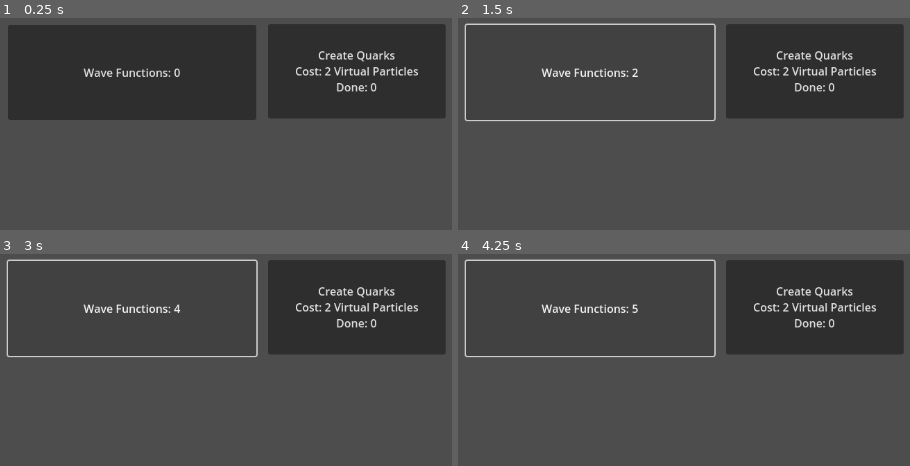
Above: before the commit, frames 1-4 (two rows, left to right).
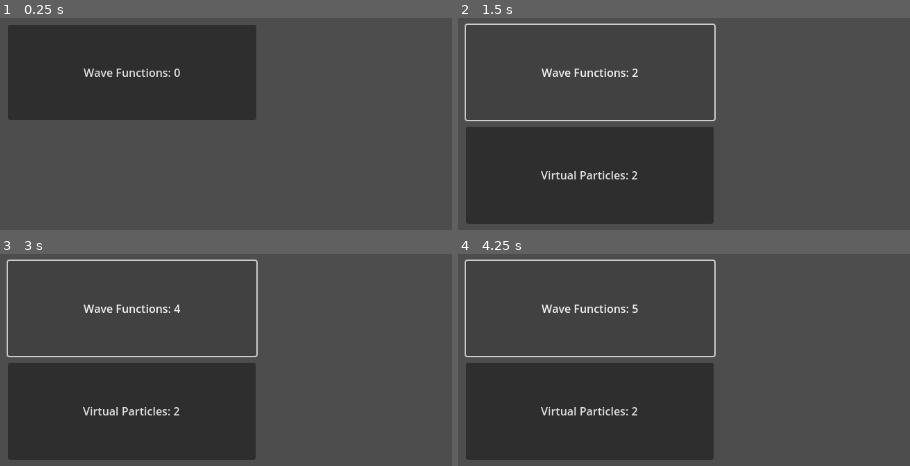
Above: after the commit, the same moments.

Repository: WilliamAHoffman/EmergentUniverse
Game: Godot game, scene res://scenes/root.tscn
Same seed, same stepped clock (60 frames per second), same inputs: the game is played once before the commit and once after it.
Inputs:
- Up to frame 1 (0.25 s): no input
- Up to frame 2 (1.5 s): click "Wave Functions: 0" at 0.5 s; click "Wave Functions: 1" at 1.25 s
- Up to frame 3 (3 s): click "Wave Functions: 2" at 2 s; click "Wave Functions: 3" at 2.75 s
- Up to frame 4 (4.25 s): click "Wave Functions: 4" at 3.5 s

The runs differ from the first frame. In frame 1, 17% of the frame differs, in the area x 59-99%, y 2-48%; in frame 2, 42%, in the area x 1-99%, y 2-98%; in frame 3, 42%; in frame 4, 42%.

Commit message:
refactored buttons and resources

Diff:
--- a/scenes/root.tscn
+++ b/scenes/root.tscn
@@ -1,12 +1,13 @@
-[gd_scene load_steps=2 format=3 uid="uid://cyj1qkdkxyycc"]
+[gd_scene load_steps=3 format=3 uid="uid://cyj1qkdkxyycc"]
 
 [ext_resource type="Script" path="res://scripts/resource_manager.gd" id="1_u0srf"]
+[ext_resource type="Script" path="res://scripts/action_manager.gd" id="2_q7vnw"]
 
 [node name="Root" type="Node2D"]
 
-[node name="ResourceManager" type="Node2D" parent="." node_paths=PackedStringArray("button_manager")]
+[node name="ResourceManager" type="Node2D" parent="." node_paths=PackedStringArray("button_manager_resources")]
 script = ExtResource("1_u0srf")
-button_manager = NodePath("../ResourceButtonManager")
+button_manager_resources = NodePath("../ResourceButtonManager")
 
 [node name="ResourceButtonManager" type="Control" parent="."]
 layout_mode = 3
@@ -18,7 +19,6 @@
 offset_top = 10.0
 offset_right = 371.0
 offset_bottom = 147.0
-text = "Energy: 0"
 
 [node name="VirtualParticle" type="Button" parent="ResourceButtonManager"]
 layout_mode = 0
@@ -26,7 +26,6 @@
 offset_top = 157.0
 offset_right = 370.0
 offset_bottom = 297.0
-text = "Virtual Particles: 0"
 
 [node name="UpQuark" type="Button" parent="ResourceButtonManager"]
 layout_mode = 0
@@ -34,7 +33,6 @@
 offset_top = 157.0
 offset_right = 645.0
 offset_bottom = 220.0
-text = "Up Quark: 0"
 
 [node name="DownQuark" type="Button" parent="ResourceButtonManager"]
 layout_mode = 0
@@ -42,9 +40,10 @@
 offset_top = 229.0
 offset_right = 644.0
 offset_bottom = 297.0
-text = "Down Quark: 0"
 
-[node name="ActionManager" type="Node2D" parent="."]
+[node name="ActionManager" type="Node2D" parent="." node_paths=PackedStringArray("button_manager_actions")]
+script = ExtResource("2_q7vnw")
+button_manager_actions = NodePath("../ActionButtonManager")
 
 [node name="ActionButtonManager" type="Control" parent="."]
 layout_mode = 3
@@ -58,6 +57,3 @@
 offset_top = 9.0
 offset_right = 644.0
 offset_bottom = 145.0
-text = "Create Quarks
-Cost: 2 Virtual Particles
-Done: 0"
--- a/scripts/action_data.gd
+++ b/scripts/action_data.gd
@@ -1,7 +1,7 @@
-class_name action_data
+class_name ActionData
 
 var name : String
-var flavor := ""
+var button_text : String
 var times_done := 0
 var times_per_click := 0
 var times_per_second := 0
--- a/scripts/action_manager.gd
+++ b/scripts/action_manager.gd
@@ -1,11 +1,29 @@
 extends Node
 
+@export var button_manager_actions : Control
 
-# Called when the node enters the scene tree for the first time.
+var actions : Dictionary
+
 func _ready():
-	pass # Replace with function body.
+	_init_action_data()
+	_init_action_button_data()
 
 
-# Called every frame. 'delta' is the elapsed time since the previous frame.
-func _process(delta):
-	pass
+func _init_action_button_data():
+	for button in button_manager_actions.get_children():
+		actions[button.name].button = button
+		button.connect("pressed",_on_action_button_pressed.bind(button.name))
+		button.text = actions[button.name].button_text + "0"
+		if !actions[button.name].is_unlocked:
+			button.visible = false
+
+
+func _init_action_data():
+	actions["QuarkAction"] = ActionData.new()
+	actions["QuarkAction"].name = "Quark Action"
+	actions["QuarkAction"].button_text = "Quark Actions:"
+	actions["QuarkAction"].cost["VirtualParticle"] = 2
+
+
+func _on_action_button_pressed():
+	print("test")
--- a/scripts/resource_data.gd
+++ b/scripts/resource_data.gd
@@ -1,11 +1,10 @@
 class_name ResourceData
 
 var name : String
-var flavor_text := ""
+var button_text : String
 var quantity := 0
 var quantity_per_click := 0
 var quantity_per_second := 0
-var cost : Dictionary
 var creation_range : Dictionary
 var is_unlocked := false
 var button : Button
--- a/scripts/resource_manager.gd
+++ b/scripts/resource_manager.gd
@@ -1,6 +1,6 @@
 extends Node
 
-@export var button_manager : Control
+@export var button_manager_resources : Control
 
 var resources : Dictionary
 
@@ -8,54 +8,53 @@
 	_init_resource_data()
 	_init_resource_button_data()
 
+func _add_resource(resource: String, amount: int):
+	resources[resource].quantity += amount
+	resources[resource].button.text = resources[resource].name + "s: " + str(resources[resource].quantity)
+	resources[resource].is_unlocked = true
+	resources[resource].button.visible = true
+	if resources[resource].creation_range != null:
+		_random_creation(resource)
 
-func _process(delta):
-	_update_buttons()
-
+func _sub_resource(resource: String, amount: int):
+	resources[resource].quantity -= amount
+	resources[resource].button.text = resources[resource].flavor + str(resources[resource].quantity)
 
 func _init_resource_data():
 	resources["WaveFunction"] = ResourceData.new()
 	resources["WaveFunction"].name = "Wave Function"
+	resources["WaveFunction"].button_text = "Wave Functions: "
 	resources["WaveFunction"].quantity_per_click = 1
 	resources["WaveFunction"].is_unlocked = true
-	resources["WaveFunction"].creation_range["VirtualParticle"] = [0, 10, 1]
+	resources["WaveFunction"].creation_range["VirtualParticle"] = [0, 50, 1]
 
 	resources["VirtualParticle"] = ResourceData.new()
 	resources["VirtualParticle"].name = "Virtual Particle"
+	resources["VirtualParticle"].button_text = "Virtual Particles: "
 
 	resources["UpQuark"] = ResourceData.new()
 	resources["UpQuark"].name = "Up Quark"
+	resources["UpQuark"].button_text = "Up Quarks: "
 
 	resources["DownQuark"] = ResourceData.new()
-	resources["DownQuark"].name = "Up Quark"
+	resources["DownQuark"].name = "Down Quark"
+	resources["DownQuark"].button_text = "Down Quarks:"
+
 
 func _on_resource_button_pressed(resource : String):
 	if resources[resource].is_unlocked && resources[resource].quantity_per_click > 0:
-		resources[resource].quantity += resources[resource].quantity_per_click
-		if resources[resource].creation_range != null:
-			_random_creation(resource)
-
+		_add_resource(resource, resources[resource].quantity_per_click)
 
 func _random_creation(resource : String):
 	var item_pull = randi_range(0,100)
 	for item in resources[resource].creation_range:
 		if item_pull in range(resources[resource].creation_range[item][0], resources[resource].creation_range[item][1]):
-			resources[item].quantity += resources[resource].creation_range[item][2]
-
-
-func _update_buttons():
-	for button in button_manager.get_children():
-		if resources[button.name].quantity > 0:
-			resources[button.name].is_unlocked = true
-		if resources[button.name].is_unlocked:
-			button.visible = true
-			resources[button.name].button.text = resources[button.name].name + "s: " + str(resources[button.name].quantity)
-
+			_add_resource(item, resources[resource].creation_range[item][2])
 
 func _init_resource_button_data():
-	print(button_manager)
-	for button in button_manager.get_children():
+	for button in button_manager_resources.get_children():
 		resources[button.name].button = button
 		button.connect("pressed",_on_resource_button_pressed.bind(button.name))
+		button.text = resources[button.name].button_text + "0"
 		if !resources[button.name].is_unlocked:
 			button.visible = false
